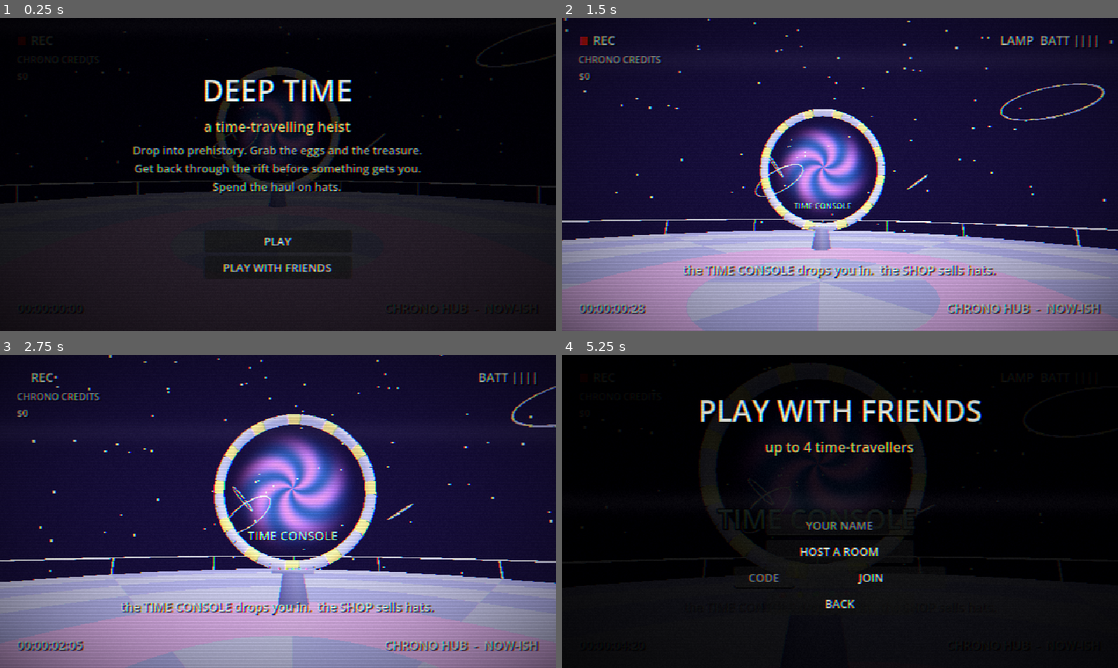
Above: before the commit, frames 1-4 (two rows, left to right).
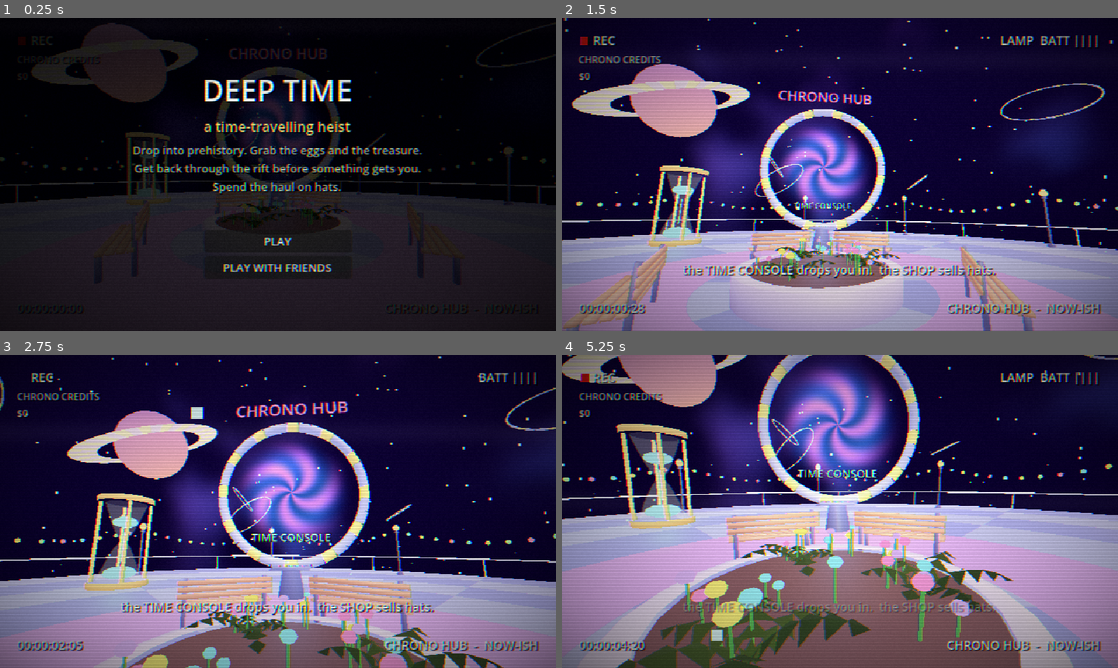
Above: after the commit, the same moments.

Repository: scarbone98/deep-time
Game: Godot game, scene res://scenes/main.tscn
The game is run twice, just before and just after one commit, with the same random seed, the same clock (stepped at 60 frames per second) and the same inputs.
Inputs (mouse positions are in pixels of both pictures, inside the frame that each line leads up to):
- Up to frame 1 (0.25 s): no input
- Up to frame 2 (1.5 s): click "PLAY" at 0.5 s; move the mouse to (867, 174) at 1.27 s; hold W (fwd) from 1.28 s (still down); hold F (light) from 1.28 s (still down)
- Up to frame 3 (2.75 s): keep holding W (fwd); tap E (use) at 1.55, 2.1 s; move the mouse to (250, 511) at 2.02 s; release F (light) at 2.03 s; tap F (light) at 2.3 s
- Up to frame 4 (5.25 s): move the mouse to (851, 505) at 2.77 s; hold C (crouch) 2.78-3.53 s; tap E (use) at 3.05 s; move the mouse to (834, 517) at 3.52 s; tap G (drop) at 3.6 s; tap F (light) at 3.8 s; move the mouse to (878, 514) at 4.27 s; hold E (use) 4.28-5 s; tap 1 (emote1) at 4.35 s; tap M (mute) at 4.9 s; release W (fwd) at 5 s; click (840, 627) at 5 s, where only the run before the commit has a clickable "PLAY WITH FRIENDS"

The runs differ from the first frame. In frame 1, 5.9% of the frame differs, in the area x 0-100%, y 1-68%; in frame 2, 20%; in frame 3, 29%; in frame 4, 99%, in the area x 0-100%, y 0-100%.

Commit message:
Smooth camera and movement; a far nicer hub
Camera: your own player now moves and turns every rendered frame
instead of on the 60 Hz physics tick (which stuttered against the
display), mouse look applies instantly, and pointer-lock's occasional
huge bogus mouse jump is ignored. In co-op the server now trusts your
own movement unless it's impossibly far, instead of nudging you back
toward its copy every snapshot, which caused the rubber-banding.

Hub: a slow nebula sky and a ringed planet, a garden with benches,
lamp posts strung with fairy lights, the Museum of Deep Time (eggs and
amber under glass), a giant hourglass of glowing sand, a neon CHRONO
HUB sign, a cargo corner, potted ferns, rising sparkles and its own
synthesized music.

Co-Authored-By: Claude Opus 5.5 <noreply@anthropic.com>

Diff:
--- a/src/main.gd
+++ b/src/main.gd
@@ -171,6 +171,9 @@
 	# field recordings (CC0, see audio/CREDITS.md)
 	amb = _loop_player(era.loops[0][0], era.loops[0][1])
 	rain = _loop_player(era.loops[1][0], era.loops[1][1])
+	if hub:
+		amb.stream = Synth.hub_music()
+		amb.volume_db = -8.0
 	hud.date.text = era.date
 	sfx = AudioStreamPlayer.new()
 	add_child(sfx)
@@ -815,6 +818,17 @@
 	p.net_crouch = bits & 2 != 0
 	p.net_light = bits & 4 != 0
 	p.talk = clampf(a[6], 0.0, 1.0)
+	# Where the client says it is. Its own movement is what the player sees,
+	# so trust it unless it's moved further than it could have.
+	if a.size() >= 9:
+		var now := Time.get_ticks_msec() / 1000.0
+		var gap := clampf(now - p.last_input_t, 0.0, 0.5) if p.last_input_t > 0.0 else 0.05
+		p.last_input_t = now
+		var claim := Vector3(a[7], 0.0, a[8])
+		var reach := Player.RUN * 1.6 * gap + 0.6
+		if Vector2(claim.x - p.position.x, claim.z - p.position.z).length() <= reach:
+			p.position.x = claim.x
+			p.position.z = claim.z
 
 
 ## Cabinet video: lamp on, a slow look around while it crosses in front.
@@ -1015,7 +1029,8 @@
 	in_seq += 1
 	var bits := (1 if local.last_sprint else 0) | (2 if local.crouching else 0) | (4 if local.light.visible else 0)
 	var talk := 0.0 if Net.voice.muted else Net.voice.level
-	Net.send_input(PackedFloat32Array([in_seq, local.last_move.x, local.last_move.y, local.yaw, local.pitch, bits, talk]))
+	Net.send_input(PackedFloat32Array([in_seq, local.last_move.x, local.last_move.y, local.yaw, local.pitch, bits, talk,
+		local.position.x, local.position.z]))
 	sent[in_seq] = local.position
 
 
@@ -1075,20 +1090,18 @@
 func _reconcile(pos: Vector3, seq: int, stam: float, batt: float) -> void:
 	if not local.alive or local.through:
 		return
+	# Our own movement is trusted; the server only overrules a big gap
+	# (it refused a move, or we fell badly out of step).
 	if sent.has(seq):
 		var err: Vector3 = pos - sent[seq]
 		err.y = 0.0
-		var fix := Vector3.ZERO
-		if err.length() > 4.0:
-			fix = err
-		elif err.length() > 0.05:
-			fix = err * 0.2
-		local.position += fix
-		for k in sent.keys():
-			if k <= seq:
-				sent.erase(k)
-			else:
-				sent[k] += fix
+		if err.length() > 3.0:
+			local.position += err
+			sent.clear()
+		else:
+			for k in sent.keys():
+				if k <= seq:
+					sent.erase(k)
 	if absf(local.stamina - stam) > 0.15:
 		local.stamina = stam
 	local.battery = batt
--- a/src/meshes.gd
+++ b/src/meshes.gd
@@ -989,3 +989,149 @@
 		var c := Color(1.0, 0.45, 0.6) if k % 2 == 0 else Color(1, 1, 1)
 		quad(st, Vector3(x0, 2.6, 0.5), Vector3(x0 + 0.3375, 2.6, 0.5), Vector3(x0 + 0.3375, 2.3, -0.7), Vector3(x0, 2.3, -0.7), c, c)
 	return finish(st, _smooth_mat())
+
+
+# ---------------------------------------------------------------- hub dressing
+
+static func bench() -> ArrayMesh:
+	var st := _smooth()
+	var wood := Color(0.72, 0.5, 0.36)
+	var iron := Color(0.35, 0.36, 0.5)
+	for k in 4:
+		box(st, Vector3(-1.0, 0.42 + 0.0, -0.25 + k * 0.13), Vector3(1.0, 0.47, -0.15 + k * 0.13), wood.lightened(0.05 * (k % 2)))
+	for k in 3:
+		box(st, Vector3(-1.0, 0.6 + k * 0.13, 0.26), Vector3(1.0, 0.7 + k * 0.13, 0.3), wood)
+	for sd in [-1.0, 1.0]:
+		box(st, Vector3(0.85 * sd - 0.04, 0.0, -0.25), Vector3(0.85 * sd + 0.04, 0.45, -0.18), iron)
+		box(st, Vector3(0.85 * sd - 0.04, 0.0, 0.2), Vector3(0.85 * sd + 0.04, 1.0, 0.27), iron)
+	return finish(st, _smooth_mat())
+
+
+static func lamp_post() -> ArrayMesh:
+	var st := _smooth()
+	var iron := Color(0.3, 0.3, 0.45)
+	tube(st, [Vector3(0, 0, 0), Vector3(0, 0.15, 0)], [0.18, 0.14], [iron, iron], 10)
+	tube(st, [Vector3(0, 0.15, 0), Vector3(0, 2.6, 0)], [0.06, 0.05], [iron, iron.lightened(0.1)], 8)
+	tube(st, [Vector3(0, 2.6, 0), Vector3(0, 2.75, 0)], [0.14, 0.1], [iron, iron], 8)
+	tube(st, [Vector3(0, 3.1, 0), Vector3(0, 3.2, 0)], [0.16, 0.02], [iron, iron], 8)
+	return finish(st, _smooth_mat())
+
+
+static func lamp_globe() -> ArrayMesh:
+	var st := _smooth()
+	ball(st, Vector3(0, 2.93, 0), 0.2, Color(1.0, 0.85, 0.55), 1.0, 12, 6)
+	return finish(st, _unshaded())
+
+
+## A round raised bed with a little prehistoric garden in it.
+static func planter(rng: RandomNumberGenerator, r: float) -> ArrayMesh:
+	var st := _smooth()
+	var stone := Color(0.62, 0.58, 0.78)
+	var n := 24
+	for k in n:
+		var a0 := TAU * k / n
+		var a1 := TAU * (k + 1) / n
+		var o0 := Vector3(cos(a0), 0, sin(a0))
+		var o1 := Vector3(cos(a1), 0, sin(a1))
+		quad(st, o0 * r, o1 * r, o1 * r + Vector3(0, 0.5, 0), o0 * r + Vector3(0, 0.5, 0), stone.darkened(0.1), stone)
+		quad(st, o0 * r + Vector3(0, 0.5, 0), o1 * r + Vector3(0, 0.5, 0), o1 * (r - 0.25) + Vector3(0, 0.5, 0), o0 * (r - 0.25) + Vector3(0, 0.5, 0), stone.lightened(0.1), stone.lightened(0.1))
+		var soil := Color(0.3, 0.22, 0.2)
+		tri(st, Vector3(0, 0.45, 0), o0 * (r - 0.25) + Vector3(0, 0.45, 0), o1 * (r - 0.25) + Vector3(0, 0.45, 0), soil)
+	var veg := finish(st, _smooth_mat())
+	return veg
+
+
+static func flowers(rng: RandomNumberGenerator, r: float, count: int) -> ArrayMesh:
+	var st := _smooth()
+	var cols := [Color(1.0, 0.5, 0.8), Color(0.5, 0.9, 1.0), Color(1.0, 0.9, 0.4), Color(0.8, 0.6, 1.0)]
+	for k in count:
+		var a := rng.randf() * TAU
+		var d := sqrt(rng.randf()) * (r - 0.4)
+		var p := Vector3(cos(a) * d, 0.45, sin(a) * d)
+		var h := rng.randf_range(0.2, 0.5)
+		tube(st, [p, p + Vector3(0, h, 0)], [0.015, 0.012], [Color(0.3, 0.6, 0.3), Color(0.3, 0.6, 0.3)], 4)
+		ball(st, p + Vector3(0, h, 0), rng.randf_range(0.05, 0.09), cols[k % cols.size()], 0.7, 8, 4)
+	return finish(st, _unshaded())
+
+
+static func pedestal() -> ArrayMesh:
+	var st := _smooth()
+	var c := Color(0.85, 0.83, 0.95)
+	tube(st, [Vector3(0, 0, 0), Vector3(0, 0.1, 0)], [0.45, 0.42], [c.darkened(0.2), c], 12)
+	tube(st, [Vector3(0, 0.1, 0), Vector3(0, 0.95, 0)], [0.3, 0.3], [c, c], 12)
+	tube(st, [Vector3(0, 0.95, 0), Vector3(0, 1.05, 0)], [0.42, 0.42], [c.lightened(0.1), c.lightened(0.1)], 12)
+	ball(st, Vector3(0, 1.05, 0), 0.42, c.lightened(0.1), 0.001, 12, 2)
+	box(st, Vector3(-0.2, 0.55, -0.32), Vector3(0.2, 0.75, -0.3), Color(1.0, 0.85, 0.4))
+	return finish(st, _smooth_mat())
+
+
+static func glass_dome() -> ArrayMesh:
+	var st := _smooth()
+	var pts := []
+	var rad := []
+	var cols := []
+	for i in 7:
+		var t := i / 6.0
+		pts.append(Vector3(0, 1.05 + t * 0.55, 0))
+		rad.append(0.36 * sqrt(maxf(0.0, 1.0 - pow(t, 3.0))) + 0.001)
+		cols.append(Color(0.8, 0.95, 1.0, 0.22))
+	tube(st, pts, rad, cols, 14)
+	var m := StandardMaterial3D.new()
+	m.vertex_color_use_as_albedo = true
+	m.transparency = BaseMaterial3D.TRANSPARENCY_ALPHA
+	m.roughness = 0.05
+	m.metallic_specular = 1.0
+	m.cull_mode = BaseMaterial3D.CULL_DISABLED
+	return finish(st, m)
+
+
+## A giant hourglass: a brass frame, glass bulbs, glowing sand.
+static func hourglass() -> Dictionary:
+	var st := _smooth()
+	var brass := Color(0.9, 0.7, 0.35)
+	for y in [0.0, 3.6]:
+		tube(st, [Vector3(0, y, 0), Vector3(0, y + 0.25, 0)], [1.1, 1.1], [brass.darkened(0.2), brass], 16)
+	for k in 4:
+		var a := TAU * k / 4.0 + PI / 4.0
+		var o := Vector3(cos(a), 0, sin(a)) * 0.95
+		tube(st, [o + Vector3(0, 0.25, 0), o + Vector3(0, 3.6, 0)], [0.07, 0.07], [brass, brass], 8)
+	var frame := finish(st, _smooth_mat())
+	st = _smooth()
+	var pts := []
+	var rad := []
+	var cols := []
+	for i in 13:
+		var t := i / 12.0
+		pts.append(Vector3(0, 0.25 + t * 3.35, 0))
+		rad.append(0.08 + 0.72 * pow(absf(t - 0.5) * 2.0, 0.7))
+		cols.append(Color(0.85, 0.95, 1.0, 0.18))
+	tube(st, pts, rad, cols, 16)
+	var gm := StandardMaterial3D.new()
+	gm.vertex_color_use_as_albedo = true
+	gm.transparency = BaseMaterial3D.TRANSPARENCY_ALPHA
+	gm.roughness = 0.05
+	gm.cull_mode = BaseMaterial3D.CULL_DISABLED
+	var glass := finish(st, gm)
+	st = _smooth()
+	var sand := Color(0.55, 0.9, 1.0)
+	ball(st, Vector3(0, 0.55, 0), 0.62, sand, 0.45, 14, 6)
+	ball(st, Vector3(0, 2.75, 0), 0.5, sand, 0.5, 14, 6)
+	tube(st, [Vector3(0, 1.0, 0), Vector3(0, 2.3, 0)], [0.03, 0.03], [sand, sand], 6)
+	return {"frame": frame, "glass": glass, "sand": finish(st, _unshaded())}
+
+
+## A ringed planet for the sky.
+static func planet() -> ArrayMesh:
+	var st := _smooth()
+	ball(st, Vector3.ZERO, 1.0, Color(1.0, 0.62, 0.55), 1.0, 20, 12, Color(0.75, 0.45, 0.85))
+	var n := 48
+	for k in n:
+		var a0 := TAU * k / n
+		var a1 := TAU * (k + 1) / n
+		var c := Color(1.0, 0.9, 0.7, 1.0) if k % 2 == 0 else Color(0.95, 0.8, 0.95)
+		quad(st, Vector3(cos(a0), 0, sin(a0)) * 1.4, Vector3(cos(a1), 0, sin(a1)) * 1.4,
+			Vector3(cos(a1), 0, sin(a1)) * 2.0, Vector3(cos(a0), 0, sin(a0)) * 2.0, c, c)
+	var m := _unshaded()
+	m.cull_mode = BaseMaterial3D.CULL_DISABLED
+	m.disable_fog = true
+	return finish(st, m)
--- a/src/net.gd
+++ b/src/net.gd
@@ -17,7 +17,7 @@
 signal event(ev: Array)
 signal left
 
-const VERSION := 2
+const VERSION := 3
 const MAX_PLAYERS := 4
 const DEFAULT_URL := "wss://deep-time-coop.fly.dev"
 const CODE_ALPHABET := "ABCDEFGHJKLMNPQRSTUVWXYZ23456789"
--- a/src/player.gd
+++ b/src/player.gd
@@ -48,6 +48,7 @@
 var through := false
 var last_move := Vector2.ZERO
 var last_sprint := false
+var last_input_t := 0.0
 var bot := false  # dev: walk in circles
 var bag: Array[int] = []  # loot indices carried
 var carry := 0.0  # their total weight: slower, louder
@@ -108,7 +109,9 @@
 	if not control or input_mode != "local":
 		return
 	if e is InputEventMouseMotion and Input.mouse_mode == Input.MOUSE_MODE_CAPTURED:
-		look(e.relative * 0.0022)
+		# Chrome's pointer lock sometimes reports one huge bogus jump: skip those
+		if e.relative.length() < 250.0:
+			look(e.relative * 0.0022)
 	if e.is_action_pressed("light"):
 		toggle_light()
 
@@ -118,6 +121,7 @@
 		return
 	yaw -= d.x
 	pitch = clampf(pitch - d.y, -1.35, 1.35)
+	_look_now()
 
 
 func toggle_light() -> void:
@@ -125,7 +129,27 @@
 		light.visible = not light.visible
 
 
+## The player you're looking through moves every rendered frame, so the
+## camera stays smooth on any refresh rate; everyone the server simulates
+## moves on the physics tick.
+func _process(dt: float) -> void:
+	if view and input_mode == "local":
+		_tick(dt)
+	elif view:
+		_look_now()
+
+
 func _physics_process(dt: float) -> void:
+	if not (view and input_mode == "local"):
+		_tick(dt)
+
+
+func _look_now() -> void:
+	rotation.y = yaw
+	head.rotation.x = pitch
+
+
+func _tick(dt: float) -> void:
 	t += dt
 	if dying > 0.0:
 		_death_cam(dt)
--- a/src/synth.gd
+++ b/src/synth.gd
@@ -43,14 +43,14 @@
 	return s
 
 
-static func _wav(s: PackedFloat32Array, loop := false) -> AudioStreamWAV:
+static func _wav(s: PackedFloat32Array, loop := false, rate := RATE) -> AudioStreamWAV:
 	var b := PackedByteArray()
 	b.resize(s.size() * 2)
 	for i in s.size():
 		b.encode_s16(i * 2, int(clampf(s[i], -1.0, 1.0) * 32000.0))
 	var w := AudioStreamWAV.new()
 	w.format = AudioStreamWAV.FORMAT_16_BITS
-	w.mix_rate = RATE
+	w.mix_rate = rate
 	w.data = b
 	if loop:
 		w.loop_mode = AudioStreamWAV.LOOP_FORWARD
@@ -331,3 +331,32 @@
 		var whine := sin(ph) * 0.12 * minf(t / 0.1, 1.0) * clampf((1.0 - t) / 0.2, 0.0, 1.0)
 		s[i] = click * 0.8 + whine
 	return _wav(s)
+
+
+## The hub's music: a slow, warm synth-pad loop (Cmaj7 - Am9 - Fmaj7 - G6)
+## with a twinkly music-box line on top. 16 seconds, seamless. Made only
+## when you're in the hub.
+static func hub_music() -> AudioStreamWAV:
+	var bar := 4.0
+	var chords := [[261.63, 329.63, 392.0, 493.88], [220.0, 261.63, 329.63, 493.88],
+		[174.61, 220.0, 261.63, 329.63], [196.0, 246.94, 293.66, 329.63]]
+	var bells := [659.25, 783.99, 987.77, 783.99, 880.0, 1046.5, 880.0, 659.25,
+		698.46, 880.0, 1046.5, 880.0, 783.99, 987.77, 1174.66, 987.77]
+	var rate := RATE / 2  # soft pads don't need more, and it's half the work
+	var s := PackedFloat32Array()
+	s.resize(int(bar * 4.0 * rate))
+	var n := s.size()
+	for i in n:
+		var t := float(i) / rate
+		var c: int = int(t / bar) % 4
+		var tc := fmod(t, bar)
+		var env := minf(tc / 0.8, 1.0) * minf((bar - tc) / 0.8, 1.0)
+		var v := 0.0
+		for f in chords[c]:
+			v += sin(TAU * f * 0.5 * t) * 0.5 + sin(TAU * f * 0.5 * 1.003 * t) * 0.35
+		v *= env * 0.045
+		var b: int = int(t / 1.0) % bells.size()
+		var tb := fmod(t, 1.0)
+		v += sin(TAU * bells[b] * t) * exp(-tb * 5.0) * 0.06 + sin(TAU * bells[b] * 2.0 * t) * exp(-tb * 9.0) * 0.02
+		s[i] = v
+	return _wav(s, true, rate)
--- a/src/world.gd
+++ b/src/world.gd
@@ -645,6 +645,7 @@
 		g.rotation = Vector3(rng.randf() * TAU, rng.randf() * TAU, 0)
 		g.name = "Drift%d" % k
 		add_child(g)
+	_hub_dressing()
 	# the console and kiosk are solid
 	for p in [console.position, kiosk.position]:
 		var cs := CollisionShape3D.new()
@@ -663,6 +664,238 @@
 			if c.name.begins_with("Drift"):
 				c.rotation.x += dt * 0.05
 				c.rotation.y += dt * 0.03
+			elif c.name == "Planet":
+				c.rotation.y += dt * 0.02
+			elif c.name.begins_with("Show"):
+				c.rotation.y += dt * 0.6
 			elif c.name == "ShopHat":
 				c.rotation.y += dt * 1.2
 				c.position.y = 1.4 + sin(Time.get_ticks_msec() / 500.0) * 0.08
+
+
+## Everything that makes the hub feel like somewhere: sky, garden, benches,
+## lamps and fairy lights, the museum, the hourglass, sparkles, a sign.
+func _hub_dressing() -> void:
+	# the sky: a slow nebula on a big inside-out sphere, and a planet
+	var sky := MeshInstance3D.new()
+	var sm := SphereMesh.new()
+	sm.radius = 140.0
+	sm.height = 280.0
+	sm.radial_segments = 24
+	sm.rings = 12
+	var sh := Shader.new()
+	sh.code = """shader_type spatial;
+render_mode unshaded, cull_front, fog_disabled;
+varying vec3 dir;
+void vertex() { dir = normalize(VERTEX); }
+float h(vec3 p) { return fract(sin(dot(p, vec3(12.9898, 78.233, 37.719))) * 43758.5453); }
+float n(vec3 p) {
+	vec3 i = floor(p); vec3 f = fract(p); f = f * f * (3.0 - 2.0 * f);
+	return mix(mix(mix(h(i), h(i + vec3(1,0,0)), f.x), mix(h(i + vec3(0,1,0)), h(i + vec3(1,1,0)), f.x), f.y),
+		mix(mix(h(i + vec3(0,0,1)), h(i + vec3(1,0,1)), f.x), mix(h(i + vec3(0,1,1)), h(i + vec3(1,1,1)), f.x), f.y), f.z);
+}
+void fragment() {
+	vec3 d = dir;
+	float t = TIME * 0.01;
+	float c = n(d * 2.5 + t) * 0.6 + n(d * 5.0 - t) * 0.3 + n(d * 11.0) * 0.1;
+	vec3 base = mix(vec3(0.05, 0.03, 0.14), vec3(0.09, 0.05, 0.22), d.y * 0.5 + 0.5);
+	vec3 neb = mix(vec3(0.55, 0.2, 0.6), vec3(0.15, 0.45, 0.75), n(d * 1.3));
+	ALBEDO = base + neb * smoothstep(0.45, 0.85, c) * 0.55;
+}"""
+	var skm := ShaderMaterial.new()
+	skm.shader = sh
+	sm.material = skm
+	sky.mesh = sm
+	add_child(sky)
+	var pl := MeshInstance3D.new()
+	pl.mesh = Meshes.planet()
+	pl.position = Vector3(-60, 45, -80)
+	pl.scale = Vector3.ONE * 14.0
+	pl.rotation = Vector3(0.35, 0.0, 0.25)
+	pl.name = "Planet"
+	add_child(pl)
+	# the garden in the middle, with benches round it
+	var garden := MeshInstance3D.new()
+	garden.mesh = Meshes.planter(rng, 1.8)
+	garden.position = Vector3(0, 0, 0.5)
+	add_child(garden)
+	var fl := MeshInstance3D.new()
+	fl.mesh = Meshes.flowers(rng, 1.8, 26)
+	fl.position = garden.position
+	add_child(fl)
+	for k in 3:
+		var gf := MeshInstance3D.new()
+		gf.mesh = Meshes.ground_fern(rng)
+		var a := TAU * k / 3.0
+		gf.position = garden.position + Vector3(cos(a), 0.45, sin(a)) * 1.0
+		gf.scale = Vector3.ONE * 0.7
+		add_child(gf)
+	var gcs := CollisionShape3D.new()
+	var gcy := CylinderShape3D.new()
+	gcy.radius = 1.8
+	gcy.height = 2.0
+	gcs.shape = gcy
+	gcs.position = garden.position + Vector3(0, 1.0, 0)
+	_colliders.add_child(gcs)
+	var bench_mesh := Meshes.bench()
+	for a in [PI * 0.15, PI * 0.85, PI * 1.35, PI * 1.65]:
+		var b := MeshInstance3D.new()
+		b.mesh = bench_mesh
+		var at := garden.position + Vector3(cos(a), 0, sin(a)) * 3.2
+		b.position = at
+		b.rotation.y = -a - PI * 0.5
+		add_child(b)
+	# lamp posts round the rim, strung with fairy lights
+	var post := Meshes.lamp_post()
+	var globe := Meshes.lamp_globe()
+	var posts := []
+	for k in 10:
+		var a := TAU * k / 10.0 + 0.2
+		var p := Vector3(cos(a), 0, sin(a)) * 13.8
+		posts.append(p)
+		for m in [post, globe]:
+			var mi := MeshInstance3D.new()
+			mi.mesh = m
+			mi.position = p
+			add_child(mi)
+		if k % 3 == 0:
+			var ol := OmniLight3D.new()
+			ol.position = p + Vector3(0, 2.9, 0)
+			ol.omni_range = 7.0
+			ol.light_energy = 1.0
+			ol.light_color = Color(1.0, 0.8, 0.55)
+			add_child(ol)
+	var fst := Meshes._smooth()
+	var fcols := [Color(1.0, 0.5, 0.7), Color(0.5, 0.95, 1.0), Color(1.0, 0.9, 0.4), Color(0.7, 1.0, 0.6)]
+	for k in posts.size():
+		var p0: Vector3 = posts[k] + Vector3(0, 2.7, 0)
+		var p1: Vector3 = posts[(k + 1) % posts.size()] + Vector3(0, 2.7, 0)
+		for j in range(1, 12):
+			var t := j / 12.0
+			var q := p0.lerp(p1, t) + Vector3(0, -sin(PI * t) * 0.8, 0)
+			Meshes.ball(fst, q, 0.11, fcols[(j + k) % fcols.size()], 1.0, 6, 3)
+	var fairy := MeshInstance3D.new()
+	fairy.mesh = Meshes.finish(fst, Meshes._unshaded())
+	add_child(fairy)
+	# the museum: loot from every era, under glass
+	var ped := Meshes.pedestal()
+	var dome := Meshes.glass_dome()
+	var shows := ["arthro_egg", "scuto_egg", "amber", "tooth", "dicy_egg"]
+	for k in shows.size():
+		var a := PI * 0.78 + (k - 2) * 0.17
+		var p := Vector3(cos(a), 0, sin(a)) * 10.8
+		for m in [ped, dome]:
+			var mi := MeshInstance3D.new()
+			mi.mesh = m
+			mi.position = p
+			mi.rotation.y = -a + PI * 0.5
+			add_child(mi)
+		var item := MeshInstance3D.new()
+		item.mesh = Meshes.loot(shows[k])
+		item.position = p + Vector3(0, 1.08, 0)
+		item.scale = Vector3.ONE * 1.3
+		item.name = "Show%d" % k
+		add_child(item)
+		var cs := CollisionShape3D.new()
+		var cy := CylinderShape3D.new()
+		cy.radius = 0.45
+		cy.height = 2.0
+		cs.shape = cy
+		cs.position = p + Vector3(0, 1.0, 0)
+		_colliders.add_child(cs)
+	var ml := Label3D.new()
+	ml.text = "THE MUSEUM OF DEEP TIME"
+	ml.font_size = 48
+	ml.pixel_size = 0.006
+	ml.billboard = BaseMaterial3D.BILLBOARD_ENABLED
+	ml.modulate = Color(1.0, 0.9, 0.6)
+	ml.outline_size = 10
+	ml.position = Vector3(cos(PI * 0.78), 0, sin(PI * 0.78)) * 10.8 + Vector3(0, 2.3, 0)
+	add_child(ml)
+	# the hourglass
+	var hg := Meshes.hourglass()
+	var hp := Vector3(-7.5, 0, -6.5)
+	for m in [hg.frame, hg.sand, hg.glass]:
+		var mi := MeshInstance3D.new()
+		mi.mesh = m
+		mi.position = hp
+		add_child(mi)
+	var hl := OmniLight3D.new()
+	hl.position = hp + Vector3(0, 1.8, 0)
+	hl.omni_range = 6.0
+	hl.light_energy = 1.0
+	hl.light_color = Color(0.5, 0.9, 1.0)
+	add_child(hl)
+	var hcs := CollisionShape3D.new()
+	var hcy := CylinderShape3D.new()
+	hcy.radius = 1.15
+	hcy.height = 4.0
+	hcs.shape = hcy
+	hcs.position = hp + Vector3(0, 2.0, 0)
+	_colliders.add_child(hcs)
+	# a big neon sign over the ring
+	var sign := Label3D.new()
+	sign.text = "CHRONO HUB"
+	sign.font_size = 96
+	sign.pixel_size = 0.012
+	sign.modulate = Color(1.0, 0.55, 0.85)
+	sign.outline_modulate = Color(0.3, 0.05, 0.3)
+	sign.outline_size = 18
+	sign.position = Vector3(0, 11.2, -11)
+	add_child(sign)
+	# the back of the deck: a cargo corner of loot crates and potted ferns
+	var crate_st := Meshes._smooth()
+	var wood := Color(0.62, 0.44, 0.3)
+	var boxes := [[Vector3(4.5, 0, 9.5), 1.0], [Vector3(5.6, 0, 9.0), 0.8], [Vector3(5.0, 1.0, 9.3), 0.7],
+		[Vector3(-5.5, 0, 9.2), 0.9], [Vector3(-6.4, 0, 8.4), 0.7]]
+	for b in boxes:
+		var p: Vector3 = b[0]
+		var h: float = b[1]
+		Meshes.box(crate_st, p - Vector3(h * 0.5, 0, h * 0.5), p + Vector3(h * 0.5, h, h * 0.5), wood)
+		Meshes.box(crate_st, p - Vector3(h * 0.52, -h * 0.4, h * 0.52), p + Vector3(h * 0.52, h * 0.6, h * 0.52), wood.darkened(0.3))
+		Meshes.box(crate_st, p + Vector3(-h * 0.2, h * 0.45, -h * 0.53), p + Vector3(h * 0.2, h * 0.55, -h * 0.51), Color(1.0, 0.8, 0.3))
+		if p.y == 0.0:
+			var cs := CollisionShape3D.new()
+			var bx := BoxShape3D.new()
+			bx.size = Vector3(h, 2.0, h)
+			cs.shape = bx
+			cs.position = p + Vector3(0, 1.0, 0)
+			_colliders.add_child(cs)
+	var crates := MeshInstance3D.new()
+	crates.mesh = Meshes.finish(crate_st, Meshes._smooth_mat())
+	add_child(crates)
+	var pot := Meshes._smooth()
+	for k in 6:
+		var a := PI * 0.3 + k * PI * 0.08
+		var p := Vector3(cos(a), 0, sin(a)) * 12.3
+		Meshes.tube(pot, [p, p + Vector3(0, 0.55, 0)], [0.3, 0.38], [Color(0.9, 0.55, 0.45), Color(0.95, 0.65, 0.5)], 10)
+		var gf := MeshInstance3D.new()
+		gf.mesh = Meshes.ground_fern(rng)
+		gf.position = p + Vector3(0, 0.5, 0)
+		gf.scale = Vector3.ONE * 0.8
+		add_child(gf)
+	var pots := MeshInstance3D.new()
+	pots.mesh = Meshes.finish(pot, Meshes._smooth_mat())
+	add_child(pots)
+	# sparkles drifting up through everything
+	var sp := CPUParticles3D.new()
+	sp.amount = 90
+	sp.lifetime = 6.0
+	sp.preprocess = 6.0
+	sp.emission_shape = CPUParticles3D.EMISSION_SHAPE_BOX
+	sp.emission_box_extents = Vector3(14, 0.5, 14)
+	sp.direction = Vector3.UP
+	sp.spread = 20.0
+	sp.gravity = Vector3.ZERO
+	sp.initial_velocity_min = 0.2
+	sp.initial_velocity_max = 0.6
+	var spm := QuadMesh.new()
+	spm.size = Vector2(0.06, 0.06)
+	var spmat := StandardMaterial3D.new()
+	spmat.shading_mode = BaseMaterial3D.SHADING_MODE_UNSHADED
+	spmat.billboard_mode = BaseMaterial3D.BILLBOARD_ENABLED
+	spmat.albedo_color = Color(0.8, 0.95, 1.0)
+	spm.material = spmat
+	sp.mesh = spm
+	sp.position = Vector3(0, 0.3, 0)
+	add_child(sp)
